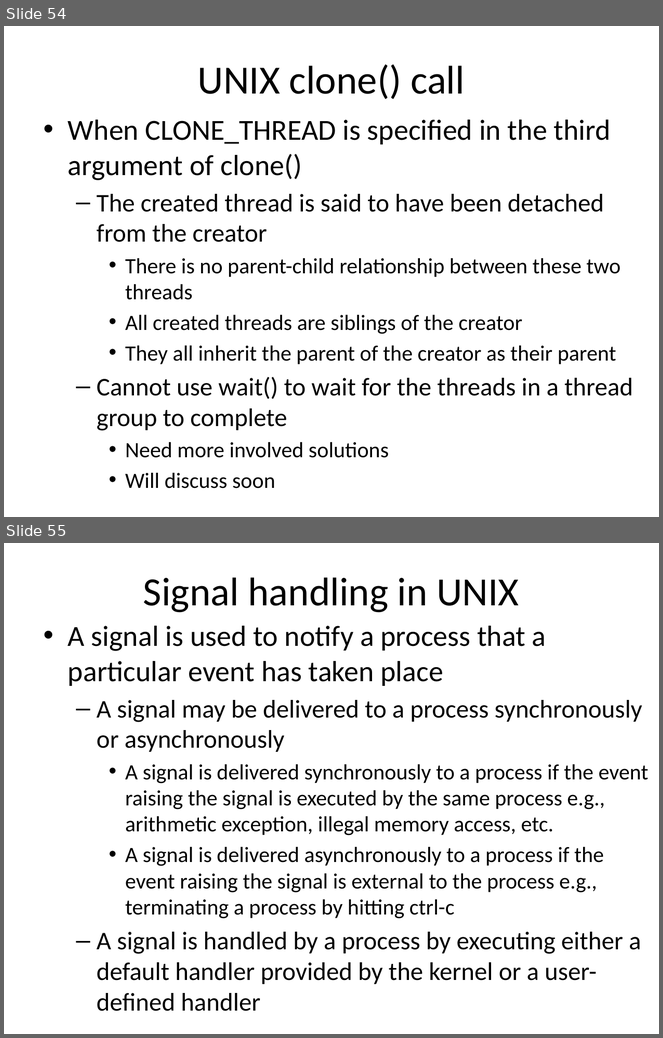
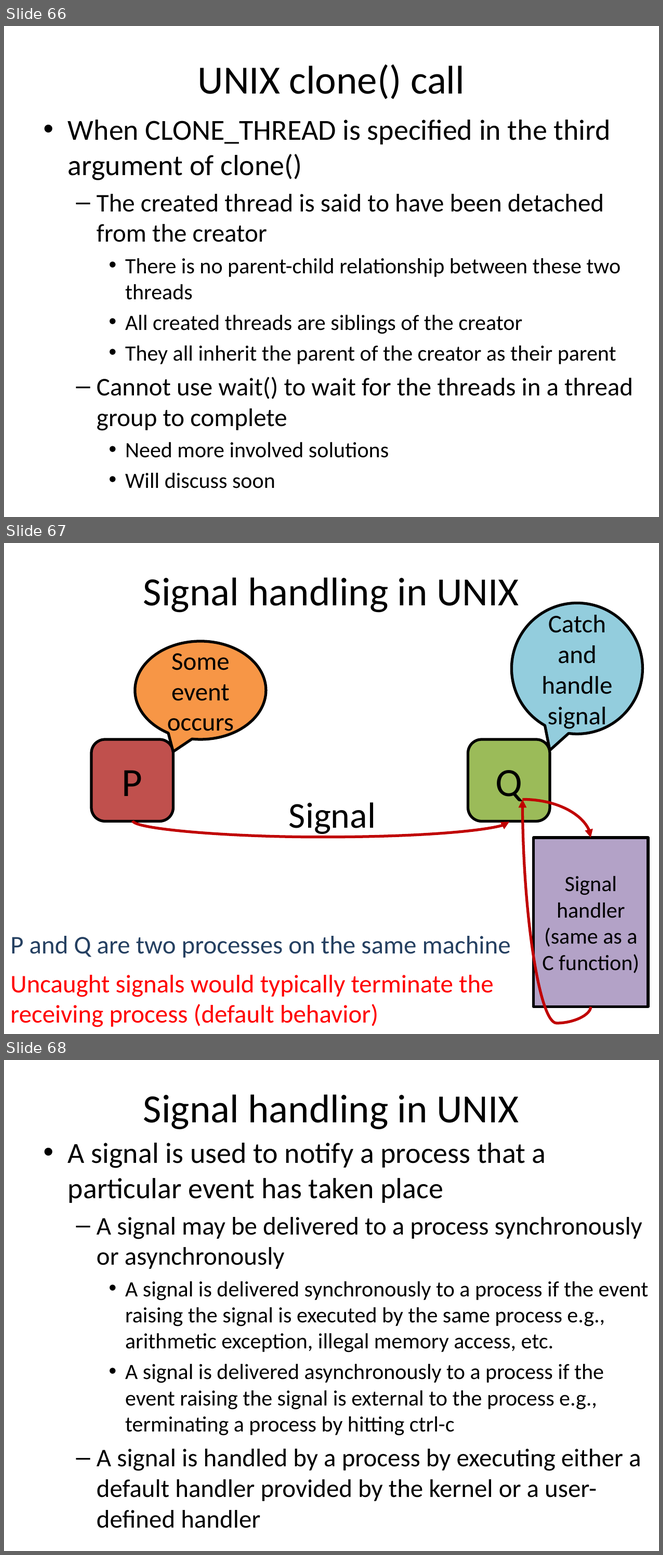
Before and after one commit to sidarth164/iitk-assignments, a slide deck: CS330/lectures/processes.pptx. Shown one above the other, each under a label of ours: slides 54 and 55 before the commit, slides 66, 67 and 68 after it. The pictures are 663x1038 and 663x1555 pixels, drawn with LibreOffice and Linux fonts; fonts in the diff are those of the drawing. Boxes give left, top, right and bottom in pixels: in the first picture for what was removed or moved away, otherwise in the second. Text is boxed around its words. In the diff, an @@ line names an element or a change of style, - is before the commit and + after.

```diff
--- a/CS330/lectures/processes.pptx
+++ b/CS330/lectures/processes.pptx
@@ slide 67 added at (4, 543, 659, 1034), background #FFFFFF @@
@@ title added at (143, 577, 519, 613), 44 pt, text #000000 @@
+Signal handling in UNIX
@@ speech bubble added at (512, 603, 643, 734), fill #93CDDD, outline #000000 3 pt, 28 pt, text #000000 @@
+Catch and handle signal
@@ speech bubble added at (135, 641, 266, 740), fill #F79646, outline #000000 3 pt, 28 pt, text #000000 @@
+Some event occurs
@@ rounded rectangle added at (91, 740, 173, 822), fill #C0504D, outline #000000 3 pt, 44 pt, text #000000 @@
+P
@@ rounded rectangle added at (468, 740, 550, 822), fill #9BBB59, outline #000000 3 pt, 44 pt, text #000000 @@
+Q
@@ text added at (289, 802, 376, 837), 40 pt, text #000000 @@
+Signal
@@ curved arrow added from (523, 800) to (591, 838), #C00000 3 pt @@
@@ curved arrow added from (591, 1007) to (523, 800), #C00000 3 pt @@
@@ curved arrow added from (133, 821) to (510, 822), #C00000 3 pt @@
@@ rectangle added at (533, 838, 648, 1007), fill #B3A2C7, outline #000000 3 pt, 24 pt, text #000000 @@
+Signal handler (same as a C function)
@@ text added at (10, 936, 511, 958), 28 pt, text #254061 @@
+P and Q are two processes on the same machine
@@ text added at (10, 975, 493, 1028), 28 pt, text #FF0000 @@
+Uncaught signals would typically terminate the
+receiving process (default behavior)
@@ what was slide 54 is now slide 66 @@
@@ what was slide 55 is now slide 68 @@
```
Also in this commit, not shown: 10 slides changed, 19 other slides added, 31 other files.
